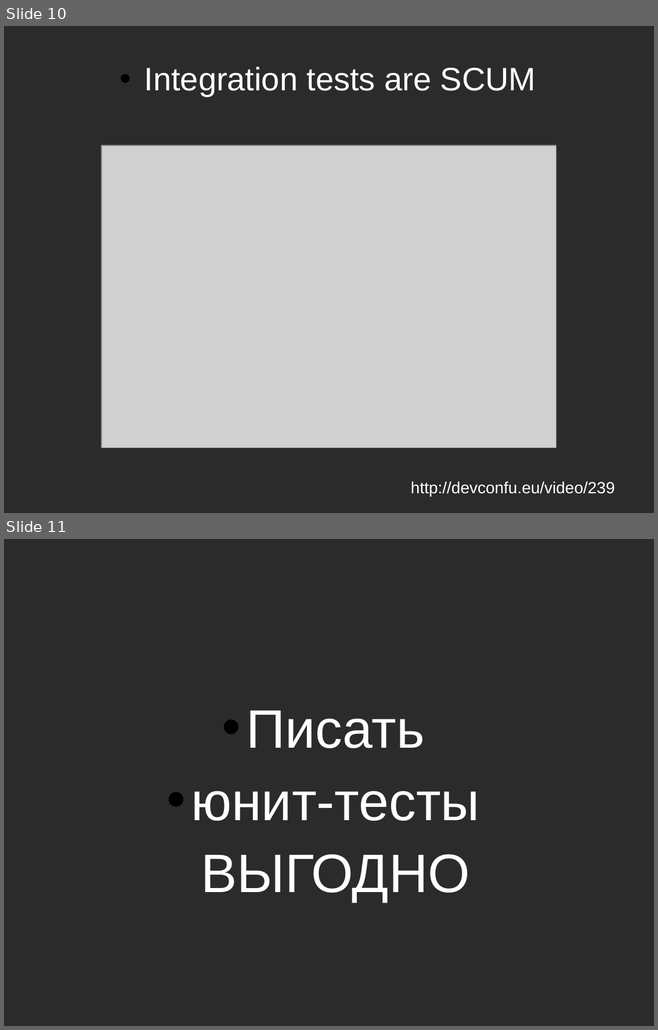
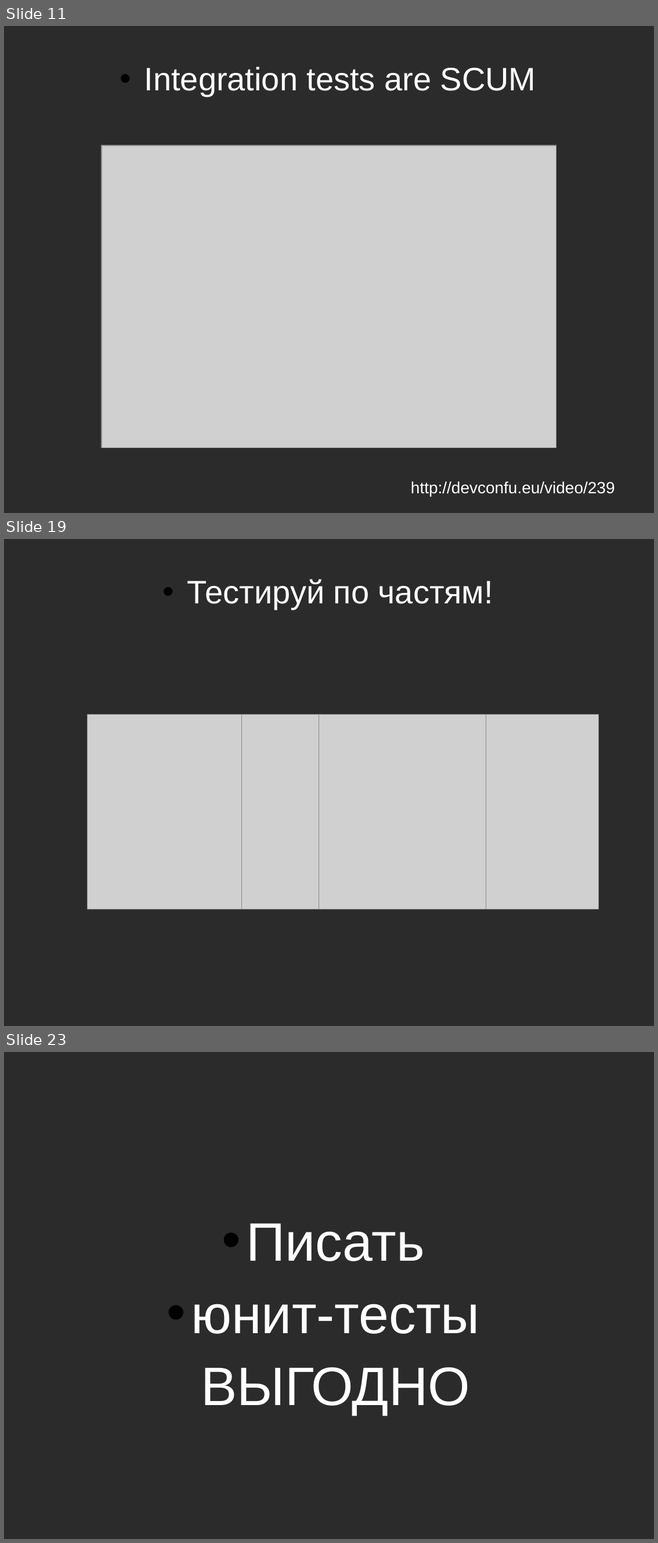
Before and after one commit to asolntsev/presentations, a slide deck: ui-tests/the_fast_and_the_continuous.seleniumcamp2014.odp. Shown one above the other, each under a label of ours: slides 10 and 11 before the commit, slides 11, 19 and 23 after it; the slides between them are not shown. The pictures are 658x1030 and 658x1543 pixels, drawn with LibreOffice and Linux fonts; fonts in the diff are those of the drawing; grey boxes stand for pictures; background and template pictures are left out; a plain dark background stands for a picture behind light text. Boxes give left, top, right and bottom in pixels: in the first picture for what was removed or moved away, otherwise in the second. Text is boxed around its words. In the diff, an @@ line names an element or a change of style, - is before the commit and + after.

```diff
--- a/ui-tests/the_fast_and_the_continuous.seleniumcamp2014.odp
+++ b/ui-tests/the_fast_and_the_continuous.seleniumcamp2014.odp
@@ slide 19 added at [4, 539, 654, 1026], background picture (left out) @@
@@ text added at [187, 579, 493, 609], 36 pt, text #FFFFFF @@
+• Тестируй по частям!
@@ picture added at [87, 714, 241, 909] @@
@@ picture added at [241, 714, 321, 909] @@
@@ picture added at [318, 714, 485, 909] @@
@@ picture added at [485, 714, 598, 909] @@
@@ what was slide 10 is now slide 11 @@
@@ what was slide 11 is now slide 23 @@
```
Also in this commit, not shown: 3 slides changed, 12 other slides added, 1 slide removed.
